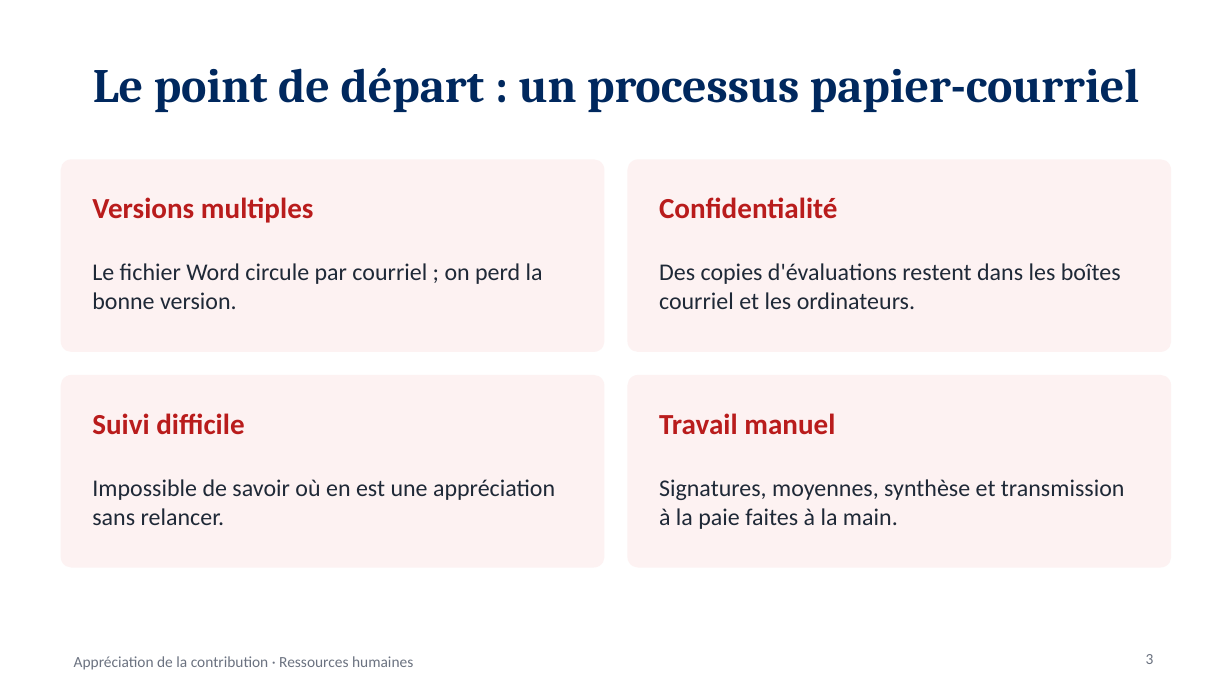
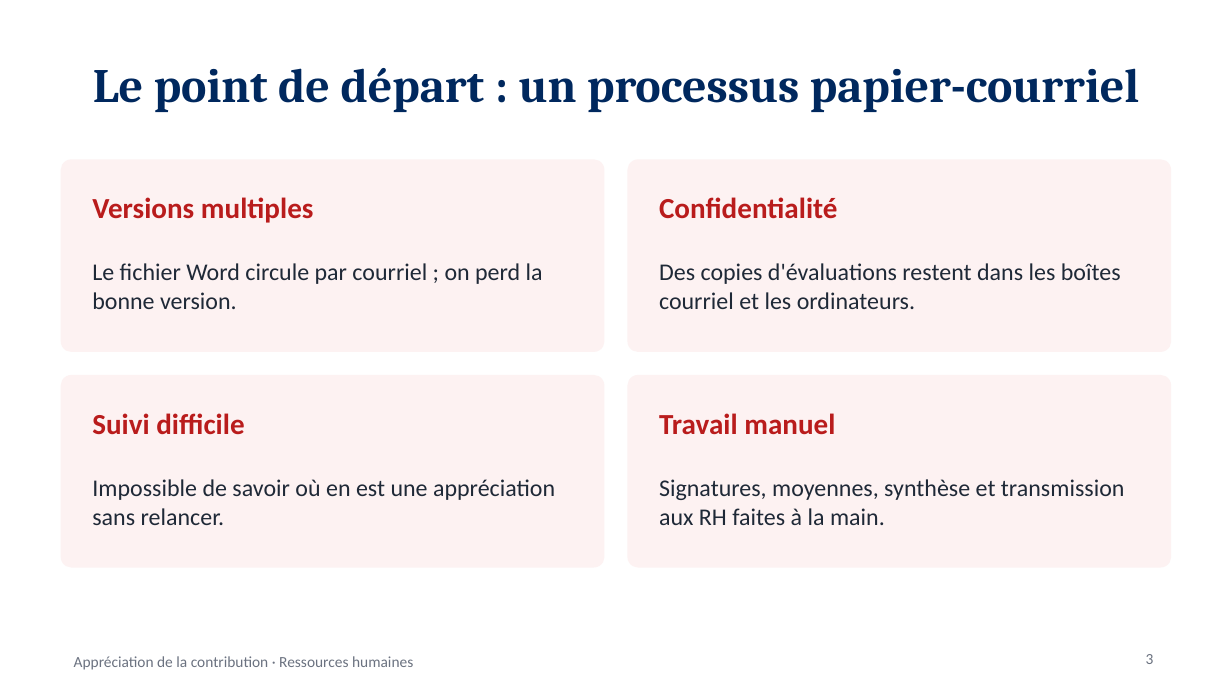
Before and after one commit to tazmustang/jsoncrack.com, a slide deck: slide 3 of powerapps/presentation/Presentation-Appreciation-contribution.pptx. Drawn at 1232x693 pixels with LibreOffice and Linux fonts; fonts in the diff are those of the drawing. Boxes give left, top, right and bottom in pixels: in the first picture for what was removed or moved away, otherwise in the second. Text is boxed around its words. In the diff, an @@ line names an element or a change of style, - is before the commit and + after.

```diff
--- a/powerapps/presentation/Presentation-Appreciation-contribution.pptx
+++ b/powerapps/presentation/Presentation-Appreciation-contribution.pptx
@@ text at (x1=659, y1=479, x2=1125, y2=525): text changed @@
-Signatures, moyennes, synthèse et transmission à la paie faites à la main.
+Signatures, moyennes, synthèse et transmission aux RH faites à la main.
```
Also in this commit, not shown: 5 other slides changed, 34 other files.
